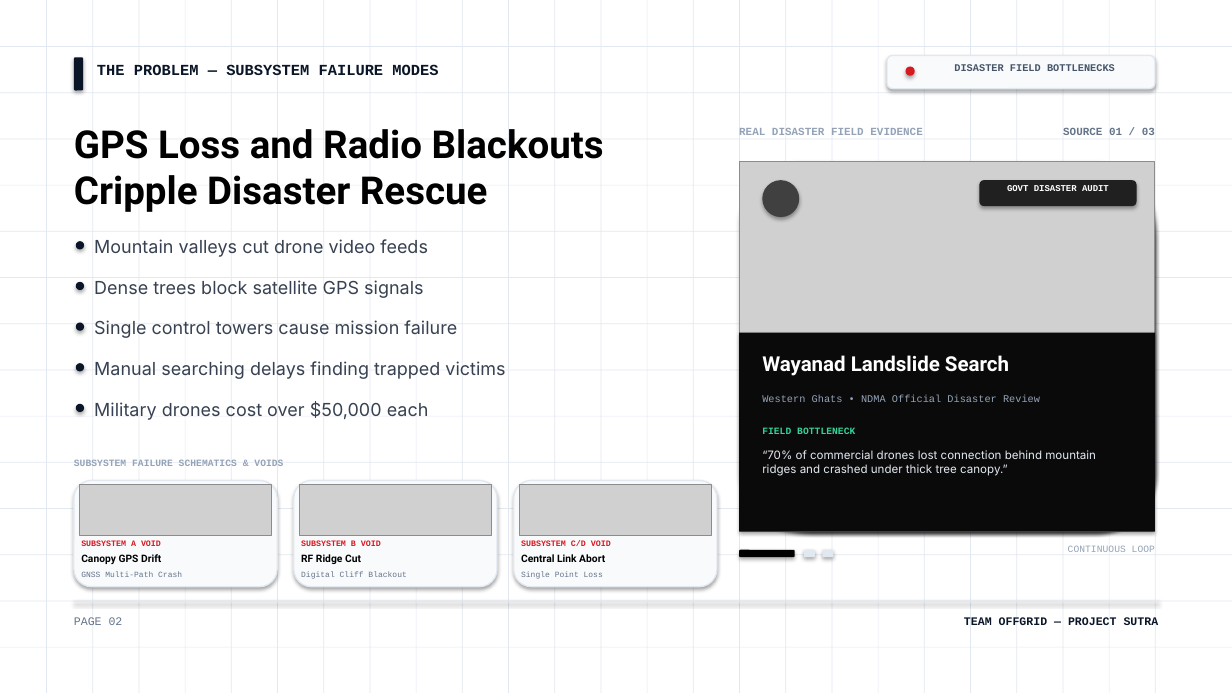
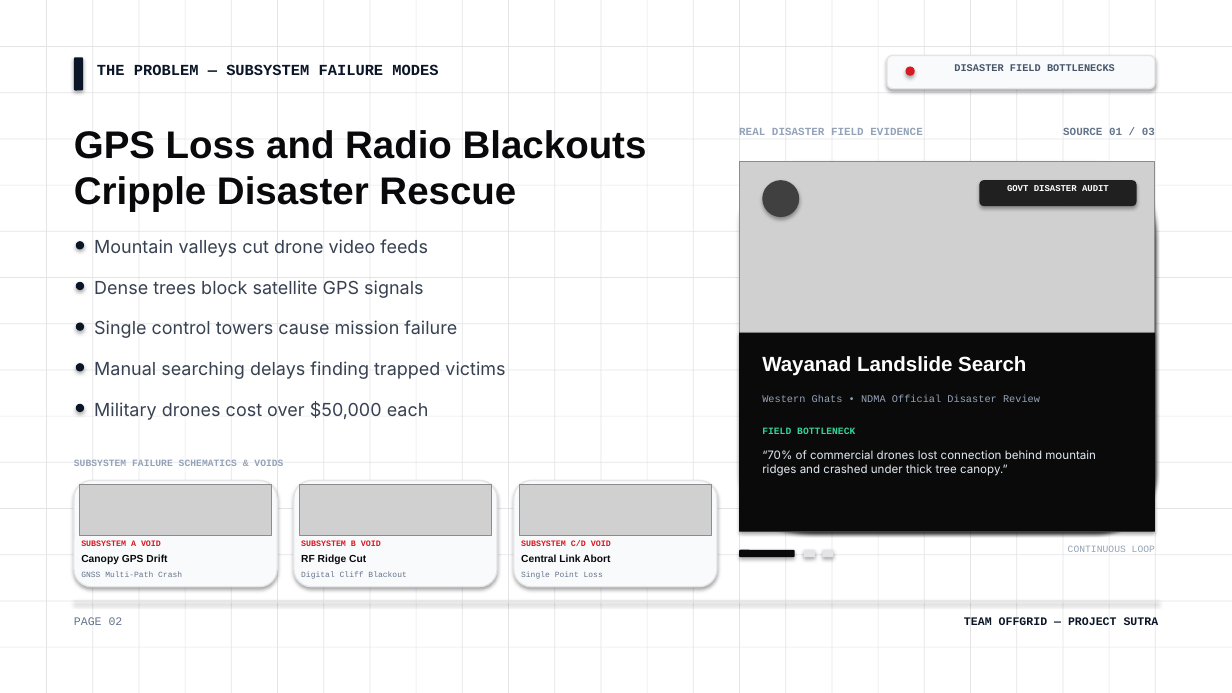
Before and after one commit to Harika-reddy2628/SUTRA-PPT, a slide deck: slide 2 of sutra_pitch_deck.pptx. Drawn at 1232x693 pixels with LibreOffice and Linux fonts; fonts in the diff are those of the drawing; grey boxes stand for pictures. Boxes give left, top, right and bottom in pixels: in the first picture for what was removed or moved away, otherwise in the second. Text is boxed around its words. In the diff, an @@ line names an element or a change of style, - is before the commit and + after.

```diff
--- a/sutra_pitch_deck.pptx
+++ b/sutra_pitch_deck.pptx
@@ rounded rectangle at [739, 162, 1155, 531]: fill #000000 to #09090B @@
@@ text "Wayanad Landslide Search" at [762, 356, 1026, 376]: font Roboto to Arial @@
@@ outline #E2E8F0 1 pt to #E4E4E7 1 pt in 3 elements at [294, 481, 497, 587], [514, 481, 717, 587], [74, 481, 277, 587] @@
@@ fill #E2E8F0 to #E4E4E7 in 23 elements at [92, 0, 93, 693], [139, 0, 140, 693], [185, 0, 186, 693], [231, 0, 232, 693], [277, 0, 278, 693], [323, 0, 324, 693], [370, 0, 371, 693], [416, 0, 417, 693], [462, 0, 463, 693], [508, 0, 509, 693], [555, 0, 555, 693], [601, 0, 602, 693], [647, 0, 648, 693], [786, 0, 787, 693], [832, 0, 833, 693], [878, 0, 879, 693], [924, 0, 925, 693], [970, 0, 971, 693], [1017, 0, 1018, 693], [0, 139, 1232, 140], [0, 185, 1232, 186], [0, 370, 1232, 371], [0, 555, 1232, 555] @@
@@ font Roboto to Arial, text colour #000000 to #09090B in 4 elements at [74, 130, 647, 212], [81, 554, 167, 564], [301, 554, 366, 564], [521, 554, 610, 562] @@
```
Also in this commit, not shown: 2 other slides changed, 5 other files.
